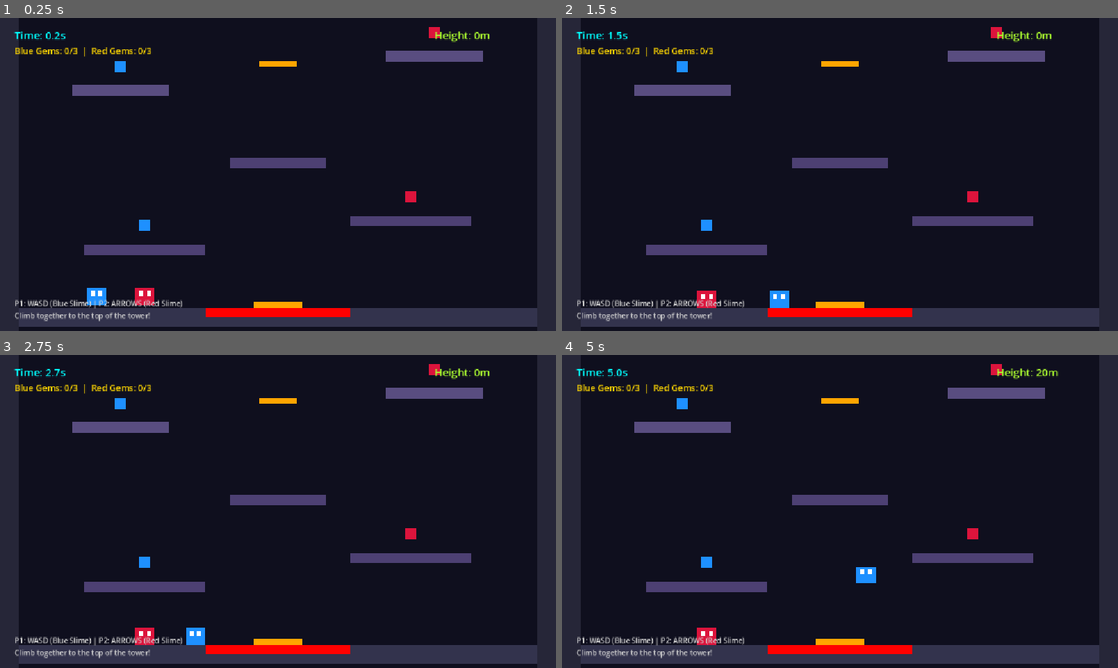
Above: before the commit, frames 1-4 (two rows, left to right).
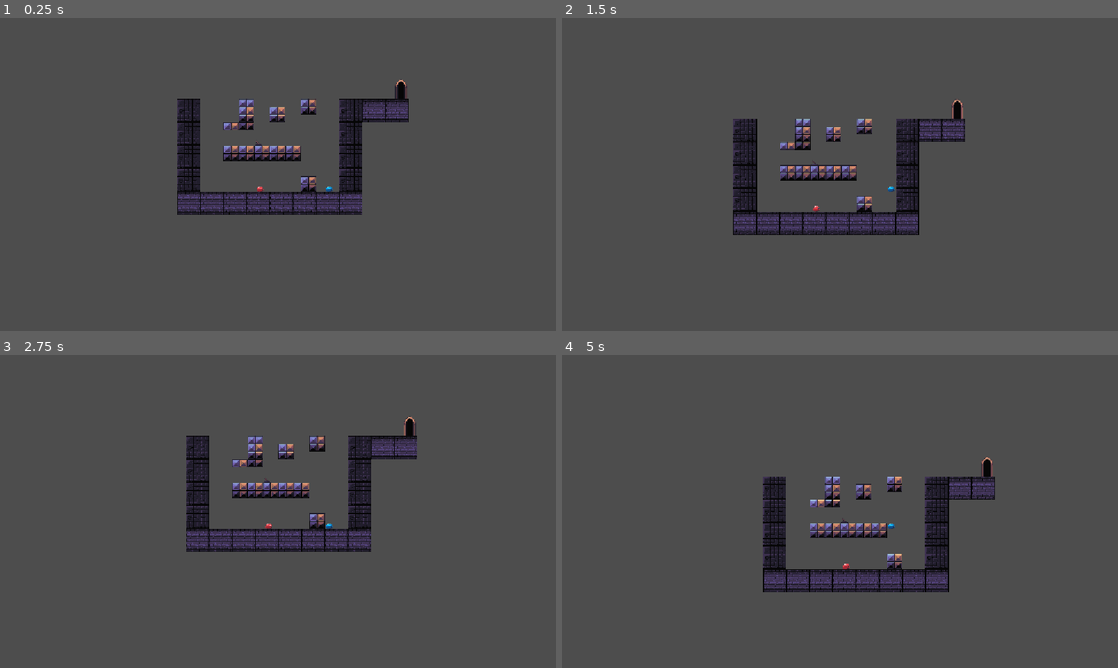
Above: after the commit, the same moments.

Repository: kyu-pitoon/bouncy-slimes
Game: Godot game, scene res://Scene1.tscn
Same seed, same stepped clock (60 frames per second), same inputs: the game is played once before the commit and once after it. Before the commit the project starts from res://dungen.tscn.
Inputs:
- Up to frame 1 (0.25 s): no input
- Up to frame 2 (1.5 s): hold D (move_right_blue) from 0.53 s (still down); tap W (jump_blue) at 0.77 s
- Up to frame 3 (2.75 s): tap W (jump_blue) at 1.52 s; release D (move_right_blue) at 2.03 s; hold A (move_left_blue) from 2.03 s (still down)
- Up to frame 4 (5 s): release A (move_left_blue) at 2.78 s; hold D (move_right_blue) 2.78-4.28 s; tap W (jump_blue) at 3.02, 3.77, 4.52 s; hold A (move_left_blue) from 4.28 s (still down)

The runs differ from the first frame. In frame 1, 96% of the frame differs, in the area x 0-100%, y 0-100%; in frame 2, 96%; in frame 3, 96%; in frame 4, 96%.

Commit message:
Made lever function

Diff:
--- a/Scene1.tscn
+++ b/Scene1.tscn
@@ -1639,3 +1639,5 @@
 polygon = PackedVector2Array(100, 24, 111, 24, 115, 33, 113, 36, 99, 36, 97, 32)
 
 [node name="Camera2D" type="Camera2D" parent="RedSlime" unique_id=247767847]
+
+[connection signal="body_entered" from="LeverArea2D" to="." method="_on_lever_area_2d_body_entered"]
--- a/lever-code.gd
+++ b/lever-code.gd
@@ -10,10 +10,12 @@
 var block_atlas_coords: Vector2i = Vector2i(10, 6)   # The tile you want to appear
 
 # For the OTHER tiles (like a bridge or door), list their grid coordinates
-var tiles_to_reveal: Array[ Vector2i] = [
-	Vector2i(5, 3),
-	Vector2i(6, 3),
-	Vector2i(7, 3)
+var tiles_to_toggle: Array[ Vector2i] = [
+	Vector2i(4, -6),
+	Vector2i(5, -6),
+	Vector2i(-4, -16),
+	Vector2i(-3, -16),
+
 ]
 
 var is_flicked: bool = false
@@ -25,16 +27,17 @@
 
 func flick_lever() -> void:
 	# 1. Automatically find the lever's Vector2i using the Area2D's position
-	var local_pos: Vector2 = tile_map_layer.to_local(lever_area.global_position)
-	var lever_cell: Vector2i = tile_map_layer.local_to_map(local_pos)
+	var lever_cell: Vector2i = Vector2i(-2, -10)
 
 	# 2. Update the lever tile to its "flicked" version
 	if is_flicked:
 		tile_map_layer.set_cell(lever_cell, source_id, lever_off_atlas_coords)
+		for cell_pos in tiles_to_toggle:
+			tile_map_layer.erase_cell(cell_pos)
 	else:
 		tile_map_layer.set_cell(lever_cell, source_id, lever_on_atlas_coords)
+		for cell_pos in tiles_to_toggle:
+			tile_map_layer.set_cell(cell_pos, source_id, block_atlas_coords)
+
+
 	is_flicked = !is_flicked
-
-	# 3. Simultaneously update all the other target tiles
-	for cell_pos in tiles_to_reveal:
-		tile_map_layer.set_cell(cell_pos, source_id, block_atlas_coords)
--- a/project.godot
+++ b/project.godot
@@ -11,7 +11,7 @@
 [application]
 
 config/name="Bouncy-slimes"
-run/main_scene="uid://cj4uj4ga2j8l6"
+run/main_scene="uid://cnd7lpcw1o1mp"
 config/features=PackedStringArray("4.7", "Forward Plus")
 config/icon="res://icon.svg"
 
